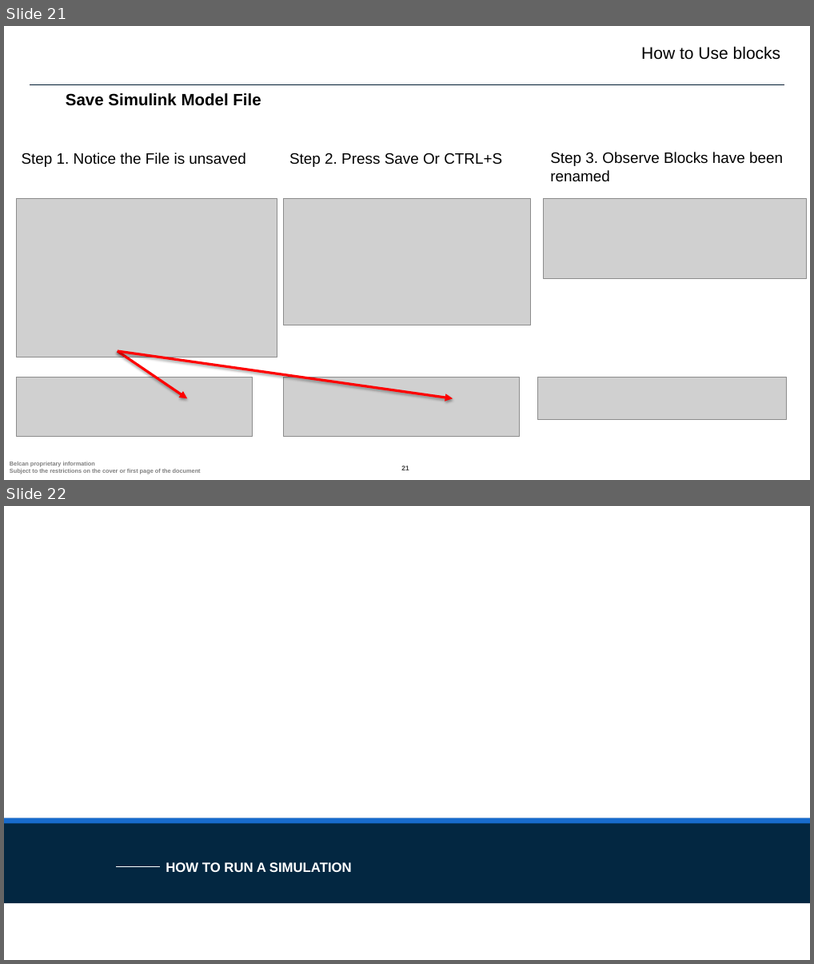
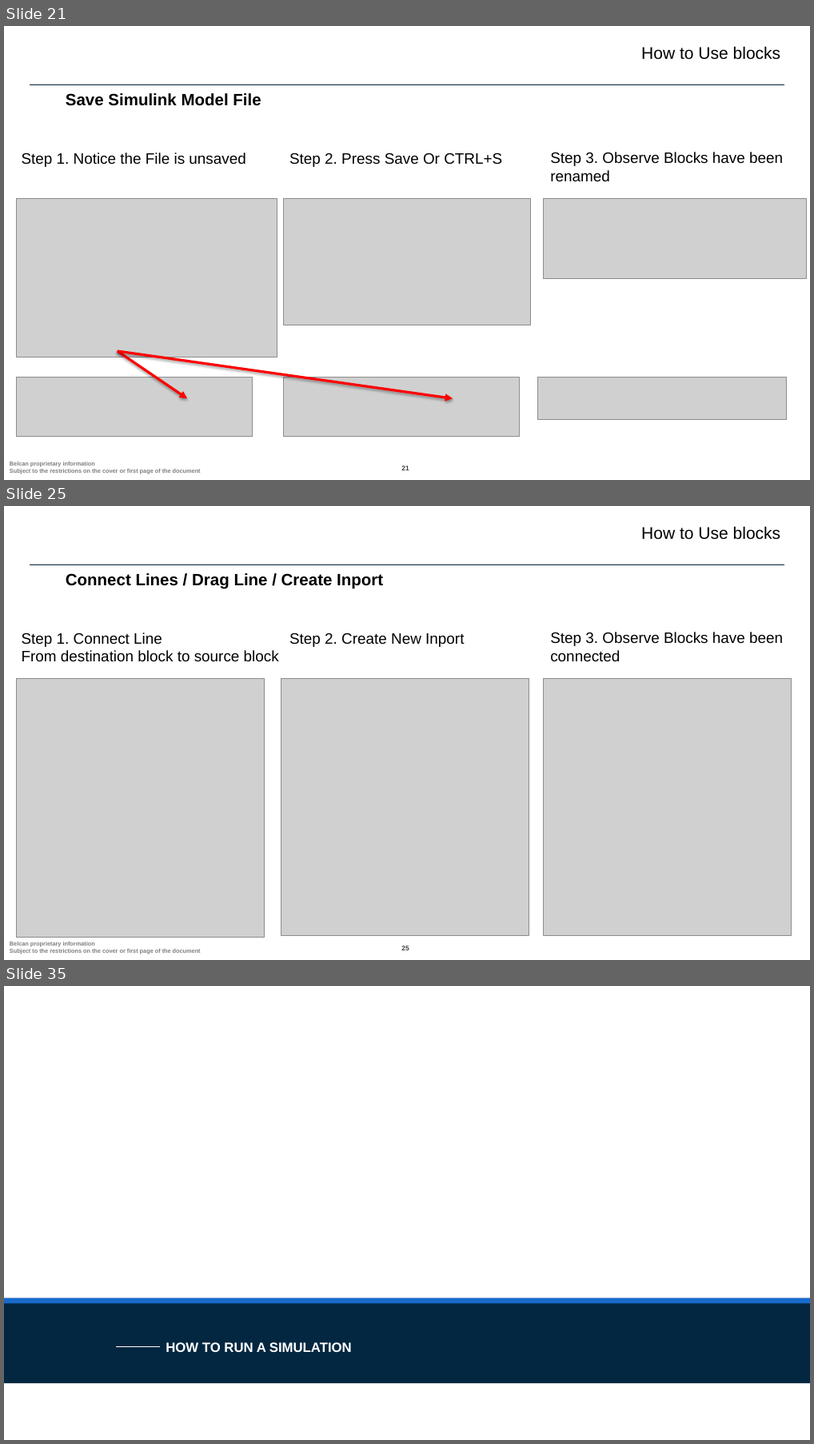
Before and after one commit to ntylerbelcan/aviation-controls-simulink-training-Belcan, a slide deck: ch01/Chapter 1 - Belcan.pptx. Shown one above the other, each under a label of ours: slides 21 and 22 before the commit, slides 21, 25 and 35 after it; the slides between them are not shown. The pictures are 814x964 and 814x1444 pixels, drawn with LibreOffice and Linux fonts; fonts in the diff are those of the drawing; grey boxes stand for pictures; background and template pictures are left out. Boxes give left, top, right and bottom in pixels: in the first picture for what was removed or moved away, otherwise in the second. Text is boxed around its words. In the diff, an @@ line names an element or a change of style, - is before the commit and + after.

```diff
--- a/ch01/Chapter 1 - Belcan.pptx
+++ b/ch01/Chapter 1 - Belcan.pptx
@@ slide 25 added at [4, 506, 810, 960], background #FFFFFF; not listed: 3 template elements that a slide beside it also shows @@
@@ text added at [642, 526, 782, 540], 20 pt, text #000000 @@
+How to Use blocks
@@ text added at [66, 573, 383, 589], 19.5 pt, text #000000, bold @@
+Connect Lines / Drag Line / Create Inport
@@ text added at [22, 632, 279, 662], 18 pt, text #000000 @@
+Step 1. Connect Line
+From destination block to source block
@@ text added at [290, 632, 464, 647], 18 pt, text #000000 @@
+Step 2. Create New Inport
@@ text added at [550, 632, 783, 662], 18 pt, text #000000 @@
+Step 3. Observe Blocks have been connected
@@ picture added at [17, 679, 264, 936] @@
@@ picture added at [282, 679, 529, 936] @@
@@ picture added at [544, 679, 792, 936] @@
@@ what was slide 22 is now slide 35 @@
```
Also in this commit, not shown: 1 slide changed, 15 other slides added, 10 other files.
